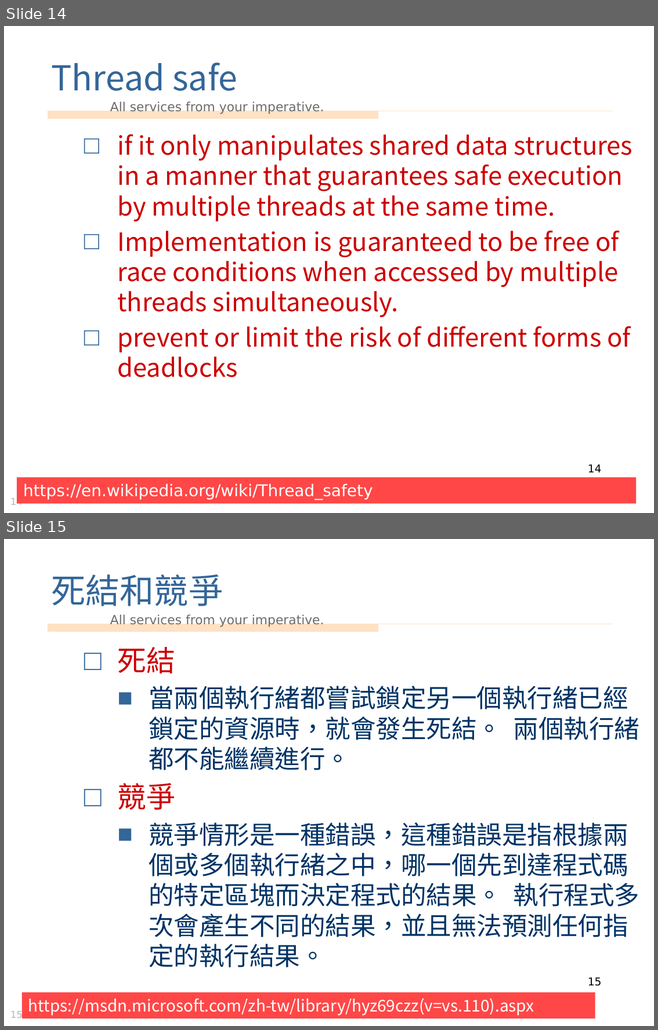
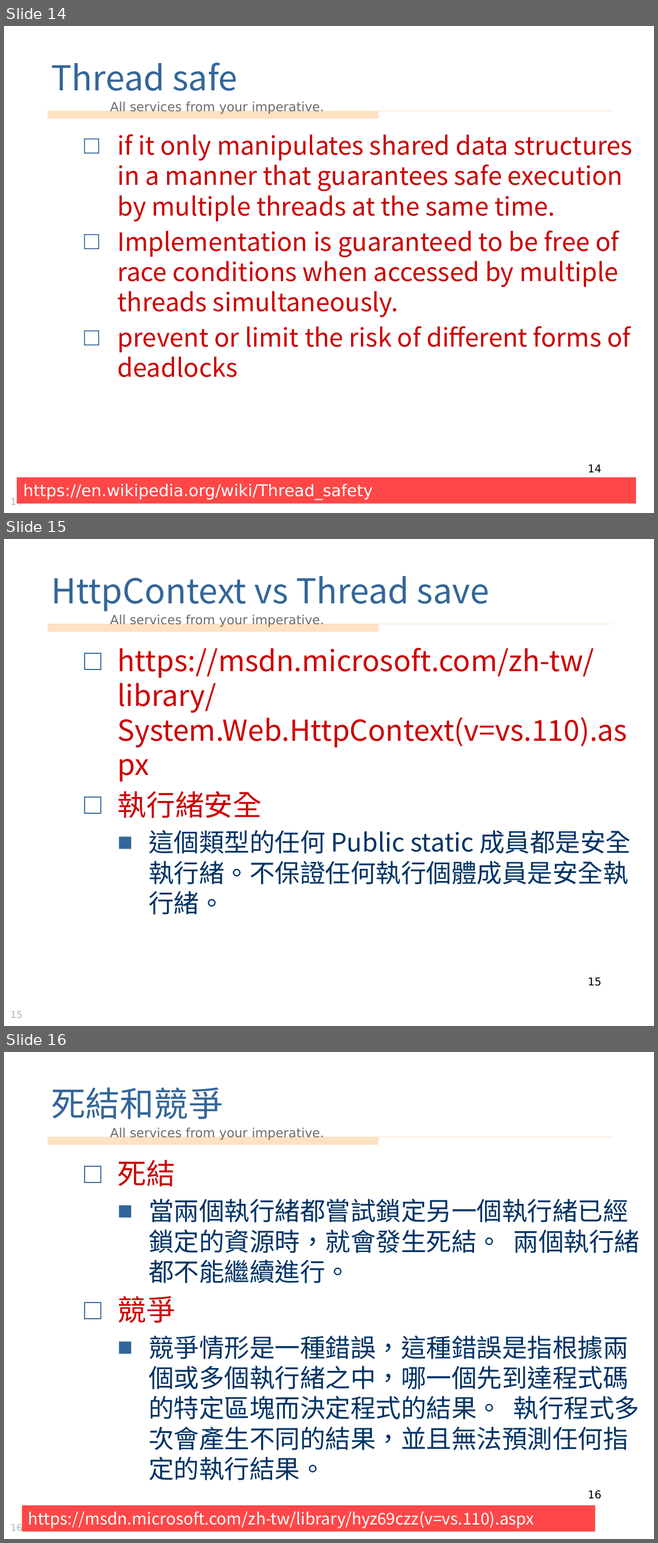
Before and after one commit to vulcanlee/Parallel_Asynchronous_Sample, a slide deck: 多執行緒處理和非同步處理.pptx. Shown one above the other, each under a label of ours: slides 14 and 15 before the commit, slides 14, 15 and 16 after it. The pictures are 658x1030 and 658x1543 pixels, drawn with LibreOffice and Linux fonts; fonts in the diff are those of the drawing; background and template pictures are left out. Boxes give left, top, right and bottom in pixels: in the first picture for what was removed or moved away, otherwise in the second. Text is boxed around its words. In the diff, an @@ line names an element or a change of style, - is before the commit and + after.

```diff
--- a/多執行緒處理和非同步處理.pptx
+++ b/多執行緒處理和非同步處理.pptx
@@ slide 15 added at [4, 539, 654, 1026], background picture (left out); not listed: 4 template elements that a slide beside it also shows @@
@@ title added at [52, 576, 489, 611], 38 pt, text #336699 @@
+HttpContext vs Thread save
@@ text added at [118, 647, 630, 915], 32 pt, text #CC0000 @@
+□ https://msdn.microsoft.com/zh-tw/library/System.Web.HttpContext(v=vs.110).aspx
+□ 執行緒安全
+  ■ 這個類型的任何 Public static 成員都是安全執行緒。不保證任何執行個體成員是安全執行緒。
@@ page number added at [587, 977, 601, 986], 12 pt, text #000000 @@
+15
@@ what was slide 15 is now slide 16 @@
@@ page number at [587, 1490, 601, 1499]: text changed @@
-15
+16
@@ page number at [10, 1524, 23, 1532]: text changed @@
-15
+16
```
Also in this commit, not shown: 2 slides changed, 25 other files.
